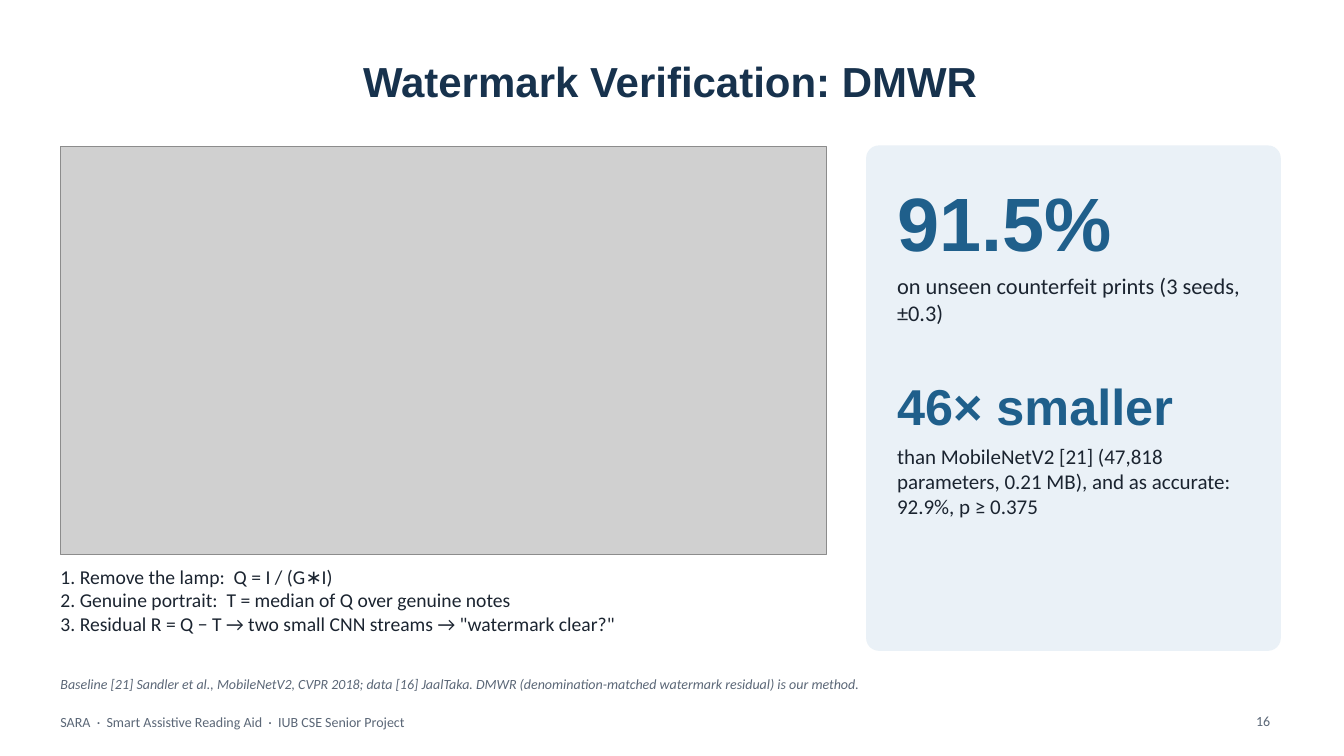
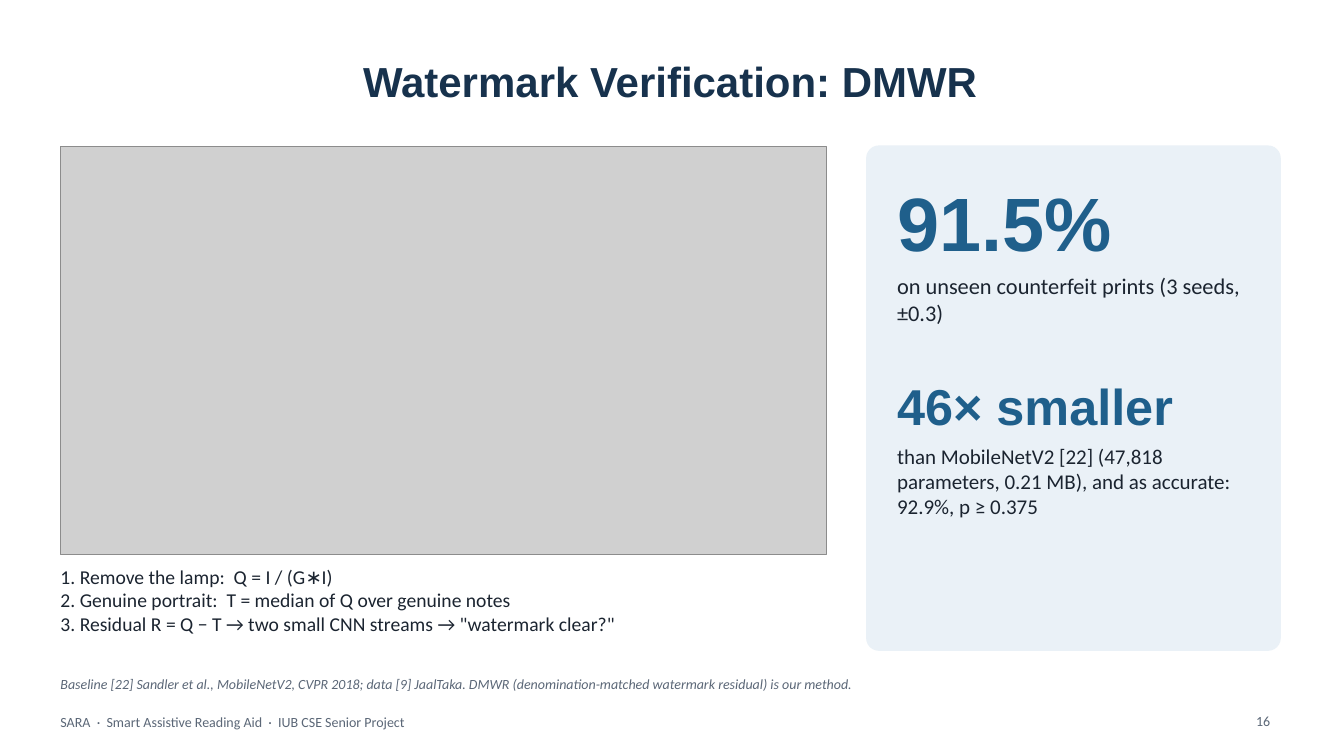
Before and after one commit to aflam330/Senior_project_wearable_glass_for_blind_people_using_ocr_and_ylo, a slide deck: slide 16 of Thesis Report and paper/thesis report/slides/SARA_Presentation_Redesigned.pptx. Drawn at 1344x756 pixels with LibreOffice and Linux fonts; fonts in the diff are those of the drawing; grey boxes stand for pictures; background and template pictures are left out. Boxes give left, top, right and bottom in pixels: in the first picture for what was removed or moved away, otherwise in the second. Text is boxed around its words. In the diff, an @@ line names an element or a change of style, - is before the commit and + after.

```diff
--- a/Thesis Report and paper/thesis report/slides/SARA_Presentation_Redesigned.pptx
+++ b/Thesis Report and paper/thesis report/slides/SARA_Presentation_Redesigned.pptx
@@ text at [897,449,1230,518]: text changed @@
-than MobileNetV2 [21] (47,818 parameters, 0.21 MB), and as accurate: 92.9%, p ≥ 0.375
+than MobileNetV2 [22] (47,818 parameters, 0.21 MB), and as accurate: 92.9%, p ≥ 0.375
@@ text at [60,679,851,691]: text changed @@
-Baseline [21] Sandler et al., MobileNetV2, CVPR 2018; data [16] JaalTaka. DMWR (denomination-matched watermark residual) is our method.
+Baseline [22] Sandler et al., MobileNetV2, CVPR 2018; data [9] JaalTaka. DMWR (denomination-matched watermark residual) is our method.
```
Also in this commit, not shown: 14 other slides changed, 2 slides added, 2 slides removed, 6 other files.
